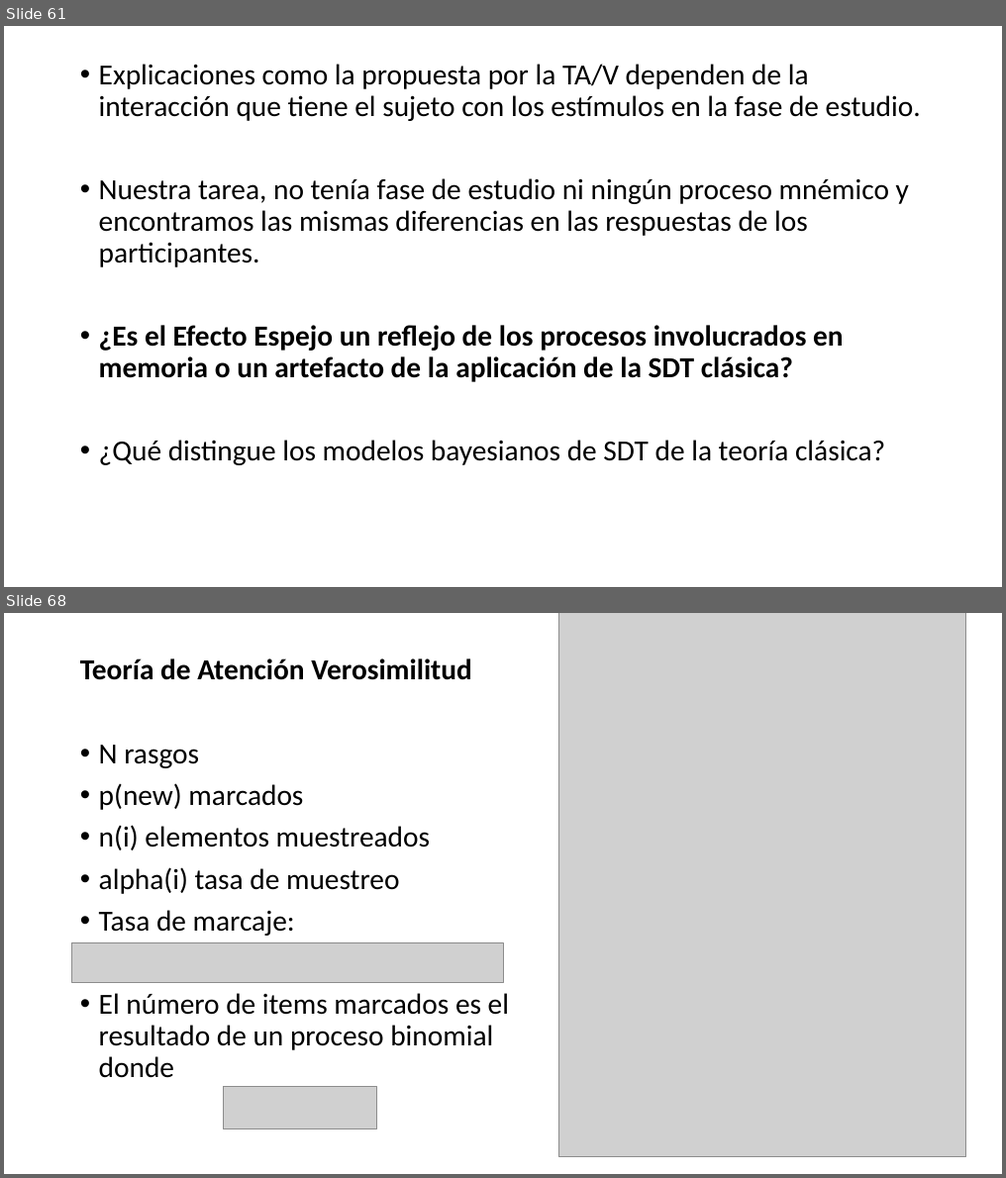
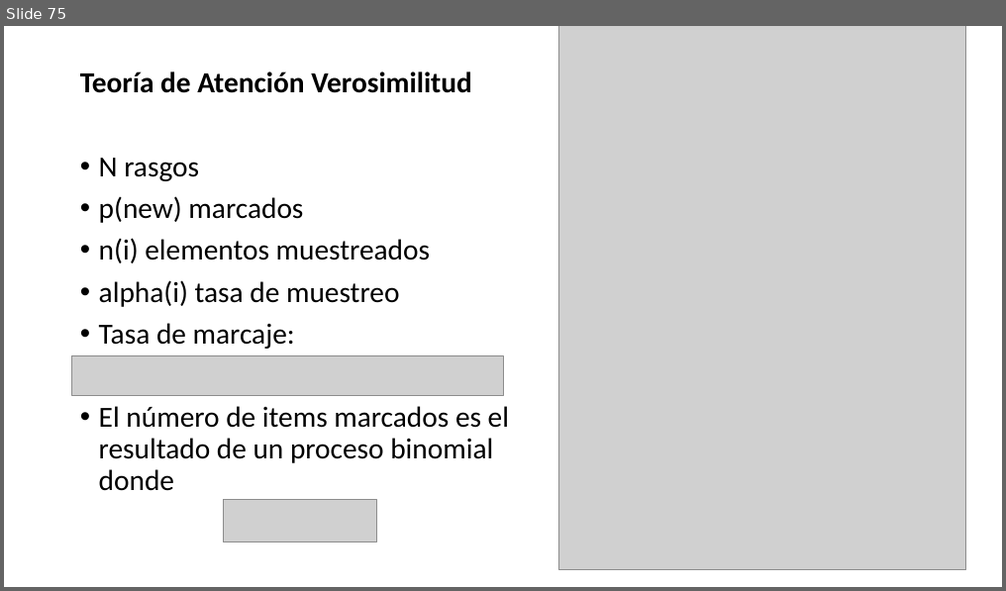
Before and after one commit to Adrifelcha/afchavez-019, a slide deck: Congresos/Presentaciones_Locales/Green_2019_BayesianSDT.pptx. Shown one above the other, each under a label of ours: slides 61 and 68 before the commit, slide 75 after it; the slides between them are not shown. The pictures are 1006x1178 and 1006x591 pixels, drawn with LibreOffice and Linux fonts; fonts in the diff are those of the drawing; grey boxes stand for pictures. Boxes give left, top, right and bottom in pixels: in the first picture for what was removed or moved away, otherwise in the second. Text is boxed around its words. In the diff, an @@ line names an element or a change of style, - is before the commit and + after.

```diff
--- a/Congresos/Presentaciones_Locales/Green_2019_BayesianSDT.pptx
+++ b/Congresos/Presentaciones_Locales/Green_2019_BayesianSDT.pptx
@@ slide 61 removed at [4,26,1002,587], background #FFFFFF @@
@@ text removed at [99,64,921,466] @@
-• Explicaciones como la propuesta por la TA/V dependen de la interacción que tiene el sujeto con los estímulos en la fase de estudio.
-• Nuestra tarea, no tenía fase de estudio ni ningún proceso mnémico y encontramos las mismas diferencias en las respuestas de los participantes.
-• ¿Es el Efecto Espejo un reflejo de los procesos involucrados en memoria o un artefacto de la aplicación de la SDT clásica?
-• ¿Qué distingue los modelos bayesianos de SDT de la teoría clásica?
@@ what was slide 68 is now slide 75 @@
```
Also in this commit, not shown: 10 slides changed, 20 slides added, 48 other slides removed.
